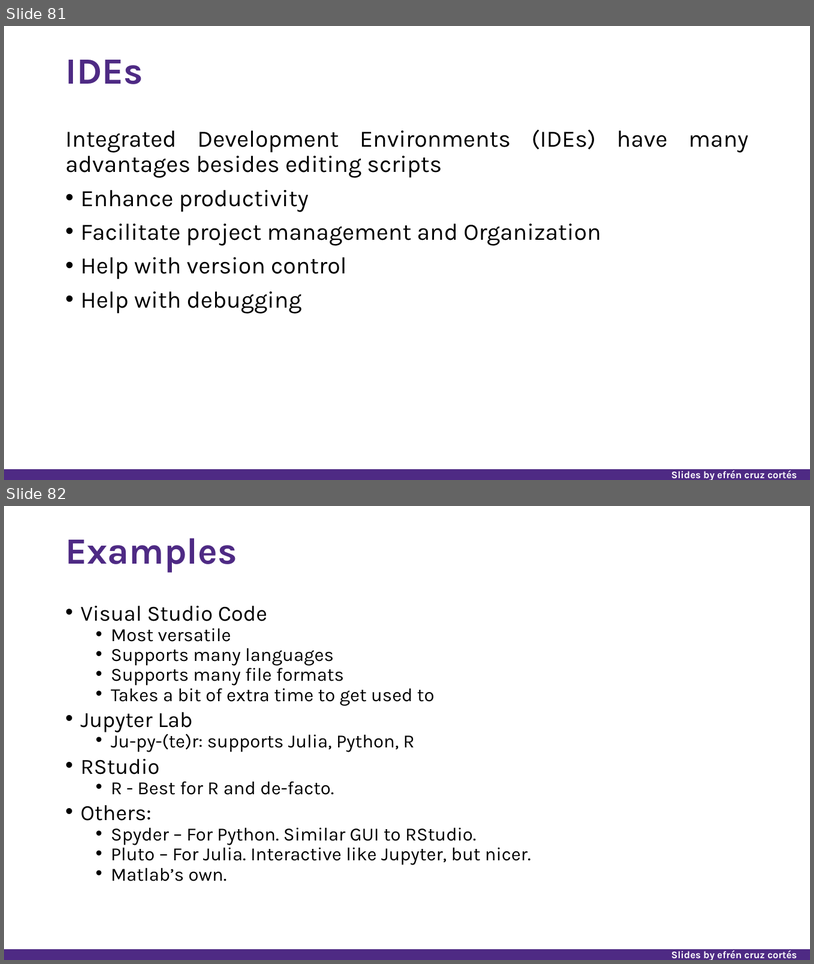
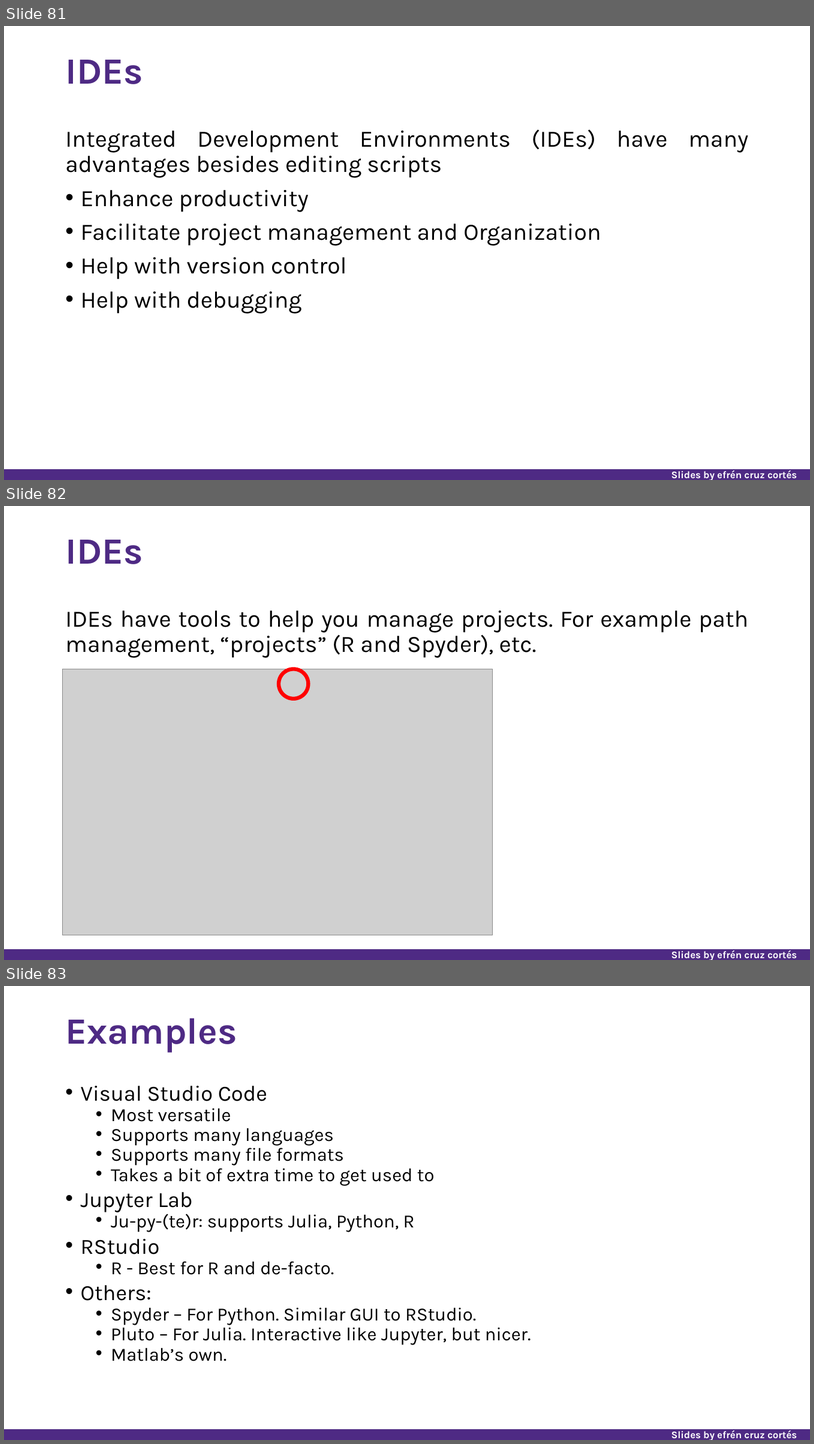
Before and after one commit to nuitrcs/researchers_guide_to_code_organization, a slide deck: researchers_guide_to_code_organization_day_1.pptx. Shown one above the other, each under a label of ours: slides 81 and 82 before the commit, slides 81, 82 and 83 after it. The pictures are 814x964 and 814x1444 pixels, drawn with LibreOffice and Linux fonts; fonts in the diff are those of the drawing; grey boxes stand for pictures. Boxes give left, top, right and bottom in pixels: in the first picture for what was removed or moved away, otherwise in the second. Text is boxed around its words. In the diff, an @@ line names an element or a change of style, - is before the commit and + after.

Commit message:
renv examples

```diff
--- a/researchers_guide_to_code_organization_day_1.pptx
+++ b/researchers_guide_to_code_organization_day_1.pptx
@@ slide 82 added at [4, 506, 810, 960], background #FFFFFF; not listed: 2 template elements that a slide beside it also shows @@
@@ title added at [65, 540, 143, 564], 44 pt, text #4E2A84, bold @@
+IDEs
@@ text added at [65, 610, 749, 658], 28 pt, text #000000 @@
+IDEs have tools to help you manage projects. For example path management, “projects” (R and Spyder), etc.
@@ picture added at [62, 669, 492, 934] @@
@@ ellipse added at [279, 669, 308, 699], outline #FF0000 4.5 pt @@
@@ what was slide 82 is now slide 83 @@
```
Also in this commit, not shown: 3 slides changed, 2 other slides added, 4 other files.
